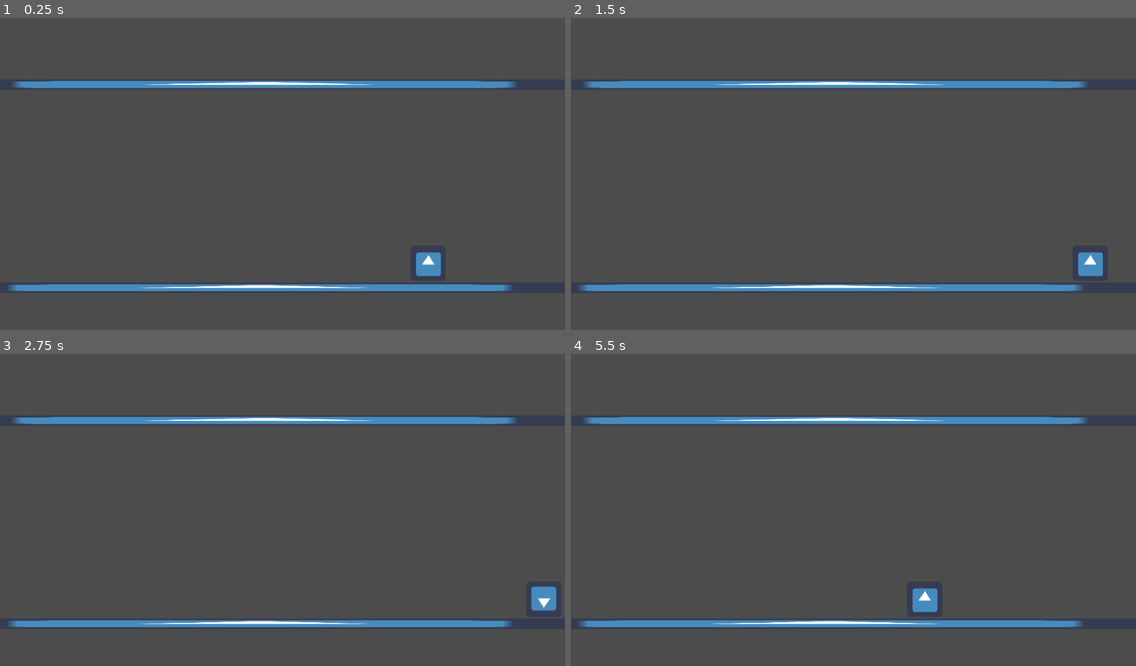
Above: before the commit, frames 1-4 (two rows, left to right).
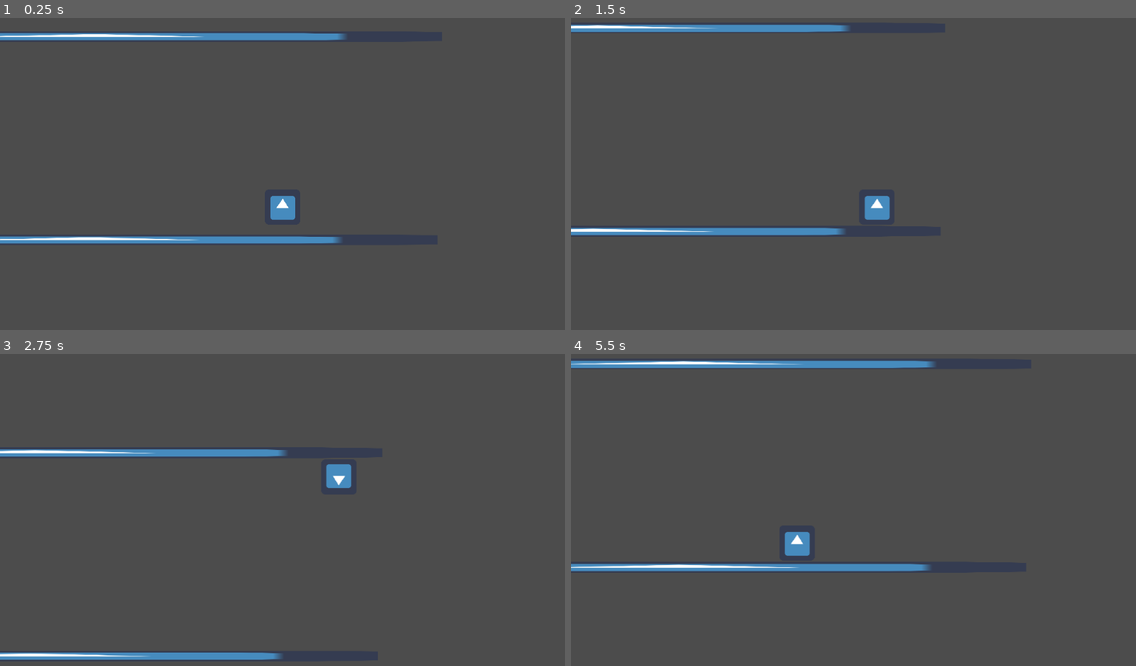
Above: after the commit, the same moments.

Repository: grabowskiArtur/gry_UJ
Game: Godot game, scene res://main.tscn
Two runs of this game, one before a commit and one after it. Both use one fixed random seed, a clock stepped at 60 frames per second and the inputs below. The engine's default icon, where the game draws it, is replaced by a stand-in: a white triangle on a blue panel in a dark square.
Inputs:
- Up to frame 1 (0.25 s): no input
- Up to frame 2 (1.5 s): tap Enter (ui_accept) at 0.5, 0.77 s; hold Right 0.53-1.28 s; hold Left from 1.28 s (still down)
- Up to frame 3 (2.75 s): tap Enter (ui_accept) at 1.52 s; release Left at 2.03 s; hold Right from 2.03 s (still down)
- Up to frame 4 (5.5 s): tap Enter (ui_accept) at 3.02, 3.77, 4.52 s; release Right at 3.53 s; hold Left from 3.53 s (still down)

The runs differ from the first frame. In frame 1, 7.8% of the frame differs, in the area x 0-92%, y 4-88%; in frame 2, 7.3%; in frame 3, 7.2%; in frame 4, 8.0%, in the area x 0-92%, y 2-88%.

Commit message:
kolizja, poruszajacy sie ekran za playerem oraz wyskakujacy game over

Diff:
--- a/Scripts/main.gd
+++ b/Scripts/main.gd
@@ -14,12 +14,24 @@
 		print('inverse')
 		_changeGravity()
 
+func _gameOver():
+	# to do  wyswietl grafike game over
+#	$game_over.position = $player.position
+#	print ($game_over.position)
+	$CanvasLayer/GAME_OVER.visible = true;
+
+	# zatrzymaj wszystkie obiekty, w sensie gra STOP
+	get_tree().paused = true
+	pass
+
 func _changeGravity():
 	var currentGravity = Physics2DServer.area_get_param(get_world_2d().space, Physics2DServer.AREA_PARAM_GRAVITY_VECTOR)
 	if( currentGravity != Vector2(0, -1) ):
 		Physics2DServer.area_set_param(get_world_2d().space, Physics2DServer.AREA_PARAM_GRAVITY_VECTOR, Vector2(0, -1))
+		globals.gravity = Vector2(0, -1)
 	else:
 		Physics2DServer.area_set_param(get_world_2d().space, Physics2DServer.AREA_PARAM_GRAVITY_VECTOR, Vector2(0, 1))
+		globals.gravity = Vector2(0, 1)
 
 #func _process(delta):
 #	# Called every frame. Delta is time since last frame.
--- a/Scripts/player.gd
+++ b/Scripts/player.gd
@@ -19,5 +19,12 @@
 		self.rotate(PI)
 		print("rotate")
 
-	move_and_slide(globals.gravity*500)
+	var collision = move_and_collide(globals.gravity*5)
+	if collision:
+		#print(collision.collider.is_in_group("box"))
+		# to do  wywolac funkcje game over z main
+		#var fajrant = load("res://Scripts/main.gd").new()
+		#fajrant.gameOver()
+		if collision.collider.is_in_group("box"):
+			$".."._gameOver()
 	pass
--- a/main.tscn
+++ b/main.tscn
@@ -1,9 +1,10 @@
-[gd_scene load_steps=7 format=2]
+[gd_scene load_steps=8 format=2]
 
 [ext_resource path="res://Scripts/main.gd" type="Script" id=1]
 [ext_resource path="res://Scripts/player.gd" type="Script" id=2]
 [ext_resource path="res://icon.png" type="Texture" id=3]
 [ext_resource path="res://scenes/box.tscn" type="PackedScene" id=4]
+[ext_resource path="res://GAME_OVER.png" type="Texture" id=5]
 
 [sub_resource type="CircleShape2D" id=1]
 
@@ -24,7 +25,7 @@
 
 [node name="player" type="KinematicBody2D" parent="." index="0"]
 
-position = Vector2( 776.107, 454.193 )
+position = Vector2( 820.305, 371.935 )
 input_pickable = false
 collision_layer = 1
 collision_mask = 1
@@ -43,6 +44,31 @@
 
 shape = SubResource( 1 )
 _sections_unfolded = [ "Material", "Transform", "Visibility", "Z Index" ]
+
+[node name="Camera2D" type="Camera2D" parent="player" index="2"]
+
+anchor_mode = 1
+rotating = false
+current = true
+zoom = Vector2( 1, 1 )
+limit_left = -10000000
+limit_top = -10000000
+limit_right = 10000000
+limit_bottom = 10000000
+limit_smoothed = false
+drag_margin_h_enabled = true
+drag_margin_v_enabled = true
+smoothing_enabled = false
+smoothing_speed = 5.0
+offset_v = 0.0
+offset_h = 0.0
+drag_margin_left = 0.2
+drag_margin_top = 0.2
+drag_margin_right = 0.2
+drag_margin_bottom = 0.2
+editor_draw_screen = true
+editor_draw_limits = false
+editor_draw_drag_margin = false
 
 [node name="floor" type="StaticBody2D" parent="." index="1"]
 
@@ -100,12 +126,26 @@
 
 [node name="box" parent="." index="3" instance=ExtResource( 4 )]
 
-position = Vector2( -324.217, 153.903 )
+position = Vector2( 55.7716, 349.703 )
 
 [node name="box2" parent="." index="4" instance=ExtResource( 4 )]
 
-position = Vector2( -293.092, 246.106 )
+position = Vector2( 91.9478, 269.814 )
 
 [node name="box3" parent="." index="5" instance=ExtResource( 4 )]
 
-position = Vector2( -218.022, 150.829 )
+position = Vector2( 171.837, 295.439 )
+
+[node name="CanvasLayer" type="CanvasLayer" parent="." index="6"]
+
+layer = 1
+offset = Vector2( 0, 0 )
+rotation = 0.0
+scale = Vector2( 1, 1 )
+transform = Transform2D( 1, 0, 0, 1, 0, 0 )
+
+[node name="GAME_OVER" type="Sprite" parent="CanvasLayer" index="0"]
+
+visible = false
+position = Vector2( 513.486, 305.307 )
+texture = ExtResource( 5 )
--- a/scenes/box.tscn
+++ b/scenes/box.tscn
@@ -5,18 +5,19 @@
 [sub_resource type="CircleShape2D" id=1]
 
 custom_solver_bias = 0.0
-radius = 34.0
+radius = 25.0
 
-[node name="box" type="RigidBody2D"]
+[node name="box" type="RigidBody2D" groups=[
+"box",
+]]
 
-position = Vector2( 464.261, 257.755 )
 input_pickable = false
 collision_layer = 1
 collision_mask = 1
 mode = 0
 mass = 1.0
-friction = 0.0
-bounce = 1.0
+friction = 1.0
+bounce = 0.0
 gravity_scale = 1.0
 custom_integrator = false
 continuous_cd = 0
Not shown, added: GAME_OVER.png.import
